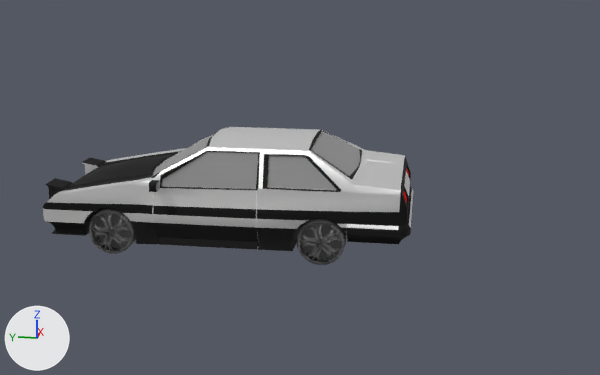
Two versions of the Blender file Toyota-AE86-Rigged/ToyotaHighPoly.blend, one commit apart.
Both versions are drawn from a 50 mm lens placed at (-6.59, -2.29, 2.85), pointed at (-0.22, -1.34, 1.03). Every picture has the same lights, and +X, +Y and +Z are marked at lower left.

The first picture shows 'Car', 'FrontLights', 'Goma_Trasera', 'Plane'.
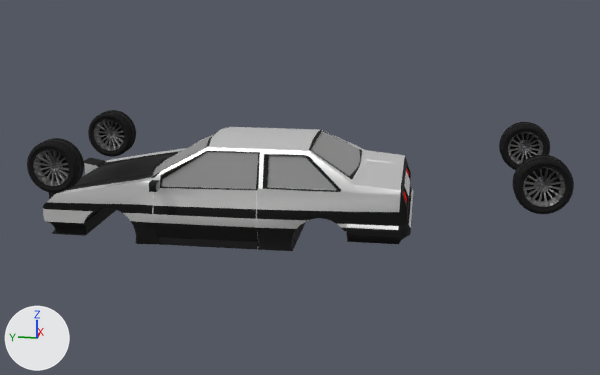
Changed parts and their boxes (x1, y1, x2, y2) in the pictures (600 x 375 px):
'Rueda.001', added (black)
    after: (513, 155, 574, 214)
    faces in mat_ruedamiga (black #010101): (513, 155, 574, 214)
    faces in mat_material (grey #8c8c8c): (523, 168, 565, 207)
'Rueda', added (black)
    after: (27, 138, 84, 193)
    faces in mat_ruedamiga (black #010101): (27, 138, 84, 193)
    faces in mat_material (grey #8c8c8c): (33, 150, 69, 186)
'Goma_Trasera', deleted (black)
    before: (297, 218, 346, 265)
    faces in mat_material_004 (grey #7c7c7c): (297, 219, 345, 265)
'Rueda.002', added (black)
    after: (88, 110, 136, 157)
    faces in mat_ruedamiga (black #010101): (88, 110, 136, 157)
    faces in mat_material (grey #8c8c8c): (94, 120, 124, 151)
'Rueda.003', added (black)
    after: (499, 122, 550, 170)
    faces in mat_ruedamiga (black #010101): (499, 122, 550, 170)
    faces in mat_material (grey #8c8c8c): (508, 132, 543, 165)
'Plane', deleted (black)
    before: (89, 208, 136, 254)
    faces in mat_material_004 (grey #7c7c7c): (89, 208, 136, 254)

Edits to the bpy script that builds the scene:
```text
Add mat_material:
    mat_material = principled_material('Material')
    mat_material.base_color = (0.261, 0.261, 0.261)  # grey #8c8c8c
    mat_material.metallic = 0.8
Add mat_ruedamiga:
    mat_ruedamiga = principled_material('RuedaMiga')
    mat_ruedamiga.base_color = (0.00035, 0.00035, 0.00035)  # black #010101
    mat_ruedamiga.metallic = 0.3
    mat_ruedamiga.roughness = 0.828
Add me_circle_004:
    me_circle_004.from_pydata(...)  # 4544 vertices, 4480 faces; spans x -3.37..-2.633, y -1.237..-0.938, z 0.97..1.707
    me_circle_004.polygons.foreach_set('use_smooth', [True] * 4480)
    # faces by material slot: [4064, 416]
    me_circle_004.materials.append(mat_ruedamiga)  # black #010101
    me_circle_004.materials.append(mat_material)  # grey #8c8c8c
Add me_circle_003:
    me_circle_003.from_pydata(...)  # 4544 vertices, 4480 faces; spans x -0.076..0.661, y -1.237..-0.938, z 0.97..1.707
    me_circle_003.polygons.foreach_set('use_smooth', [True] * 4480)
    # faces by material slot: [4064, 416]
    me_circle_003.materials.append(mat_ruedamiga)  # black #010101
    me_circle_003.materials.append(mat_material)  # grey #8c8c8c
Add me_circle_002:
    me_circle_002.from_pydata(...)  # 4544 vertices, 4480 faces; spans x -3.37..-2.633, y 0.938..1.237, z 0.97..1.707
    me_circle_002.polygons.foreach_set('use_smooth', [True] * 4480)
    # faces by material slot: [4064, 416]
    me_circle_002.materials.append(mat_ruedamiga)  # black #010101
    me_circle_002.materials.append(mat_material)  # grey #8c8c8c
Add me_circle_001:
    me_circle_001.from_pydata(...)  # 4544 vertices, 4480 faces; spans x -0.076..0.661, y 0.938..1.237, z 0.97..1.707
    me_circle_001.polygons.foreach_set('use_smooth', [True] * 4480)
    # faces by material slot: [4064, 416]
    me_circle_001.materials.append(mat_ruedamiga)  # black #010101
    me_circle_001.materials.append(mat_material)  # grey #8c8c8c
Remove ob_goma_trasera:
    ob_goma_trasera = bpy.data.objects.new('Goma_Trasera', me_plane_001)
    ob_goma_trasera.location = (0.0, 0.0, 0.0)
    ob_goma_trasera.rotation_euler = (-1.571, -3.142, 0.0)  # degrees (-90, -180, 0)
Remove ob_plane:
    ob_plane = bpy.data.objects.new('Plane', me_plane)
    ob_plane.location = (0.0, 0.0, 0.0)
    ob_plane.rotation_euler = (-1.571, -3.142, 0.0)  # degrees (-90, -180, 0)
Add ob_rueda_003:
    ob_rueda_003 = bpy.data.objects.new('Rueda.003', me_circle_004)
    ob_rueda_003.location = (-0.56, -1.544, 0.689)
    ob_rueda_003.rotation_euler = (0.0, 0.0, 1.571)  # degrees (0, 0, 90)
    ob_rueda_003.scale = (0.514, 0.514, 0.514)
Add ob_rueda_002:
    ob_rueda_002 = bpy.data.objects.new('Rueda.002', me_circle_003)
    ob_rueda_002.location = (-0.56, 0.15, 0.689)
    ob_rueda_002.rotation_euler = (0.0, 0.0, 1.571)  # degrees (0, 0, 90)
    ob_rueda_002.scale = (0.514, 0.514, 0.514)
Add ob_rueda_001:
    ob_rueda_001 = bpy.data.objects.new('Rueda.001', me_circle_002)
    ob_rueda_001.location = (-0.56, -1.544, 0.689)
    ob_rueda_001.rotation_euler = (0.0, 0.0, 1.571)  # degrees (0, 0, 90)
    ob_rueda_001.scale = (0.514, 0.514, 0.514)
Add ob_rueda:
    ob_rueda = bpy.data.objects.new('Rueda', me_circle_001)
    ob_rueda.location = (-0.56, 0.15, 0.689)
    ob_rueda.rotation_euler = (0.0, 0.0, 1.571)  # degrees (0, 0, 90)
    ob_rueda.scale = (0.514, 0.514, 0.514)
```
